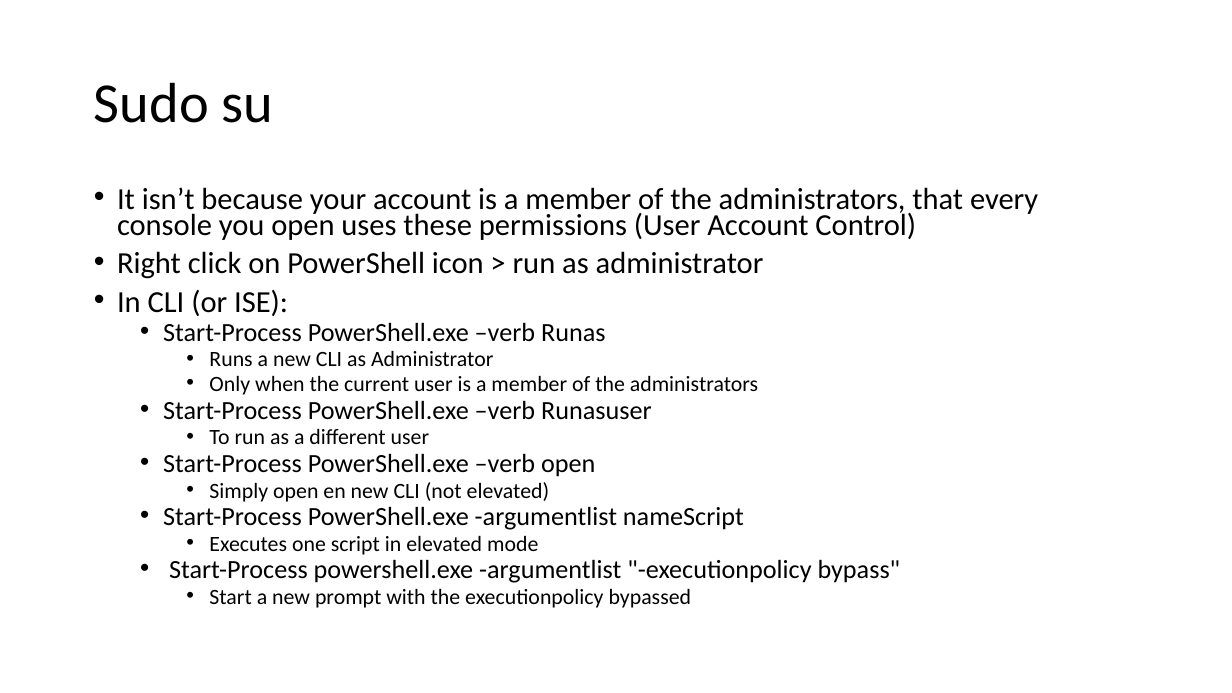
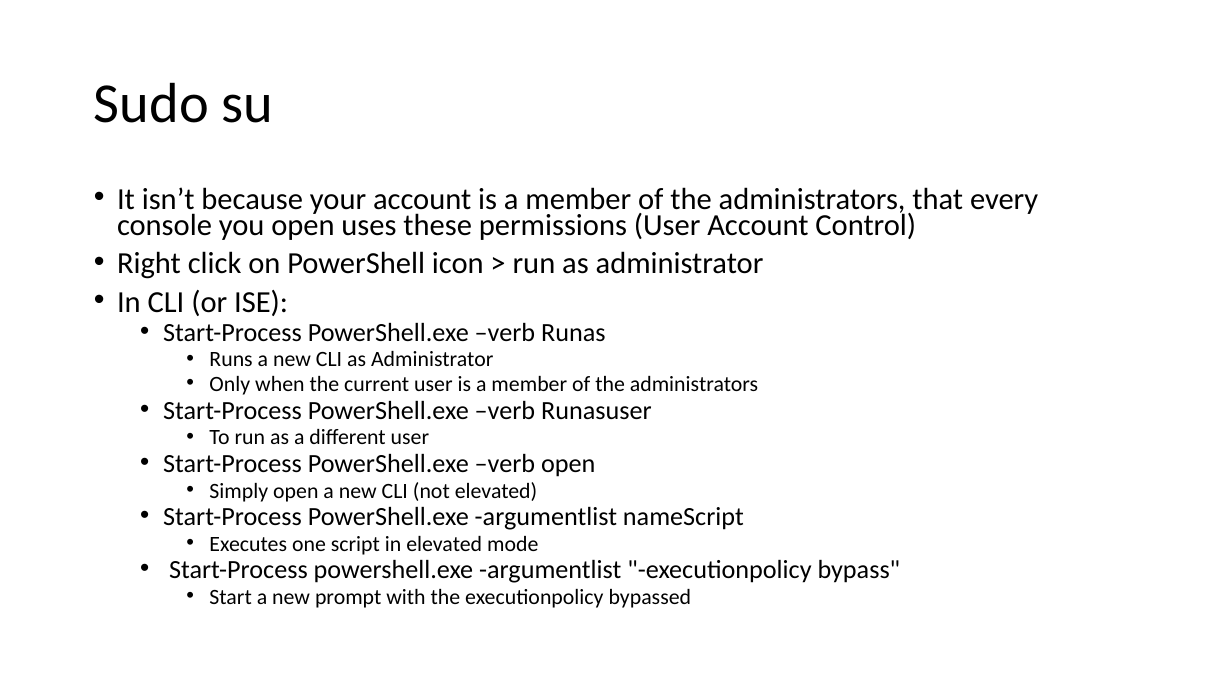
Before and after one commit to mjochen/PS-Basic-course, a slide deck: slide 12 of 3 - On scripts.pptx. Drawn at 1232x693 pixels with LibreOffice and Linux fonts; fonts in the diff are those of the drawing. Boxes give left, top, right and bottom in pixels: in the first picture for what was removed or moved away, otherwise in the second. Text is boxed around its words. In the diff, an @@ line names an element or a change of style, - is before the commit and + after.

```diff
--- a/3 - On scripts.pptx
+++ b/3 - On scripts.pptx
@@ text at box(209, 482, 538, 502): text changed @@
-    • Simply open en new CLI (not elevated)
+    • Simply open a new CLI (not elevated)
```
Also in this commit, not shown: 1 other slide changed, 2 other files.
